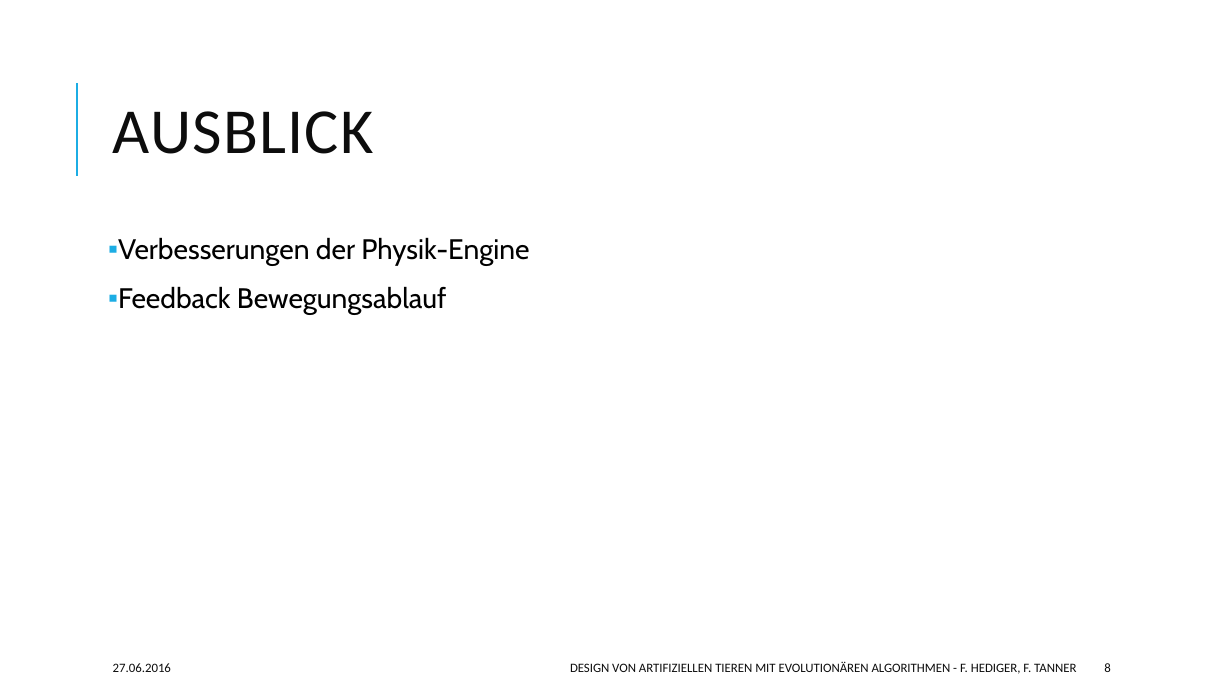
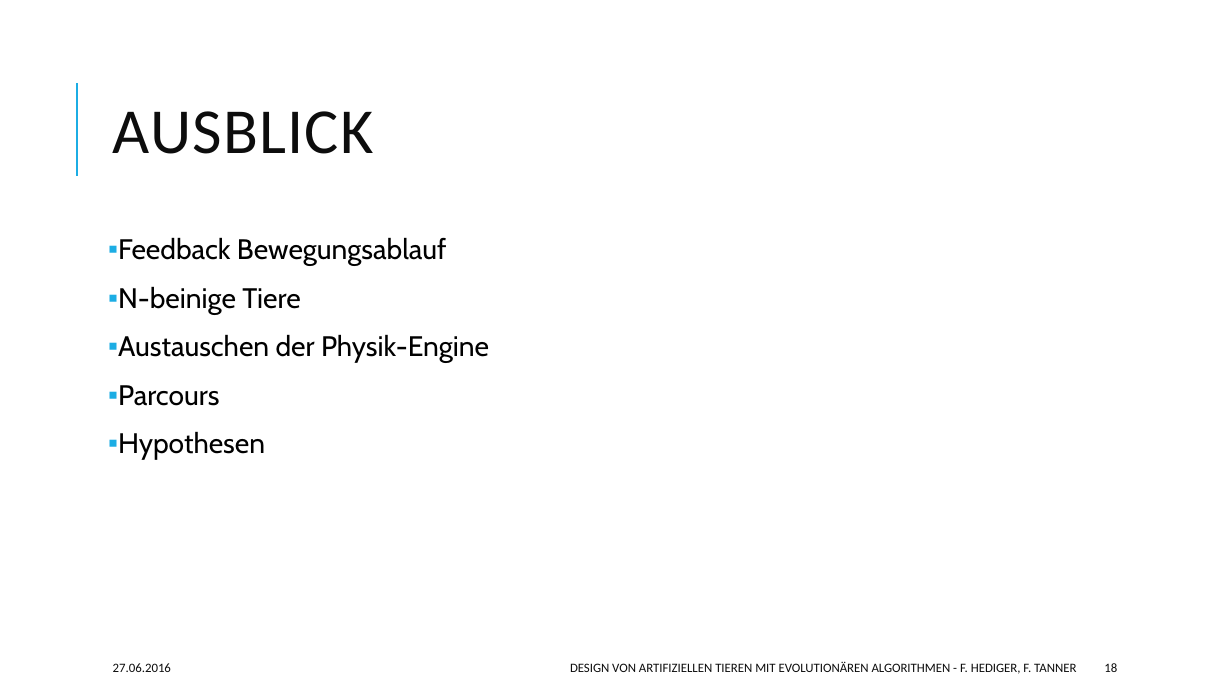
Before and after one commit to hedigerf/evolut, a slide deck: slide 18 of evolutdoc/presentation.pptx (slide 8 before the commit). Drawn at 1232x693 pixels with LibreOffice and Linux fonts; fonts in the diff are those of the drawing. Boxes give left, top, right and bottom in pixels: in the first picture for what was removed or moved away, otherwise in the second. Text is boxed around its words. In the diff, an @@ line names an element or a change of style, - is before the commit and + after.

```diff
--- a/evolutdoc/presentation.pptx
+++ b/evolutdoc/presentation.pptx
@@ text at [118, 237, 529, 266]: paragraph removed @@
-▪ Verbesserungen der Physik-Engine
@@ text at [118, 286, 489, 460]: paragraphs added @@
+▪ N-beinige Tiere
+▪ Austauschen der Physik-Engine
+▪ Parcours
+▪ Hypothesen
@@ page number at [1104, 663, 1117, 672]: text changed @@
-8
+18
```
Also in this commit, not shown: 5 other slides changed, 10 slides added.
